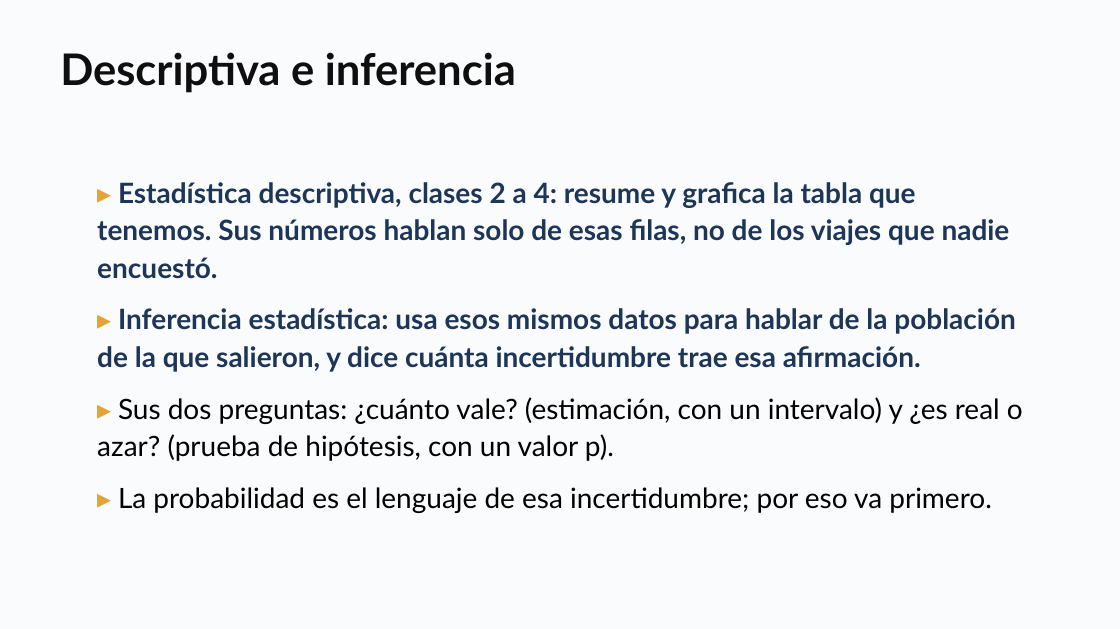
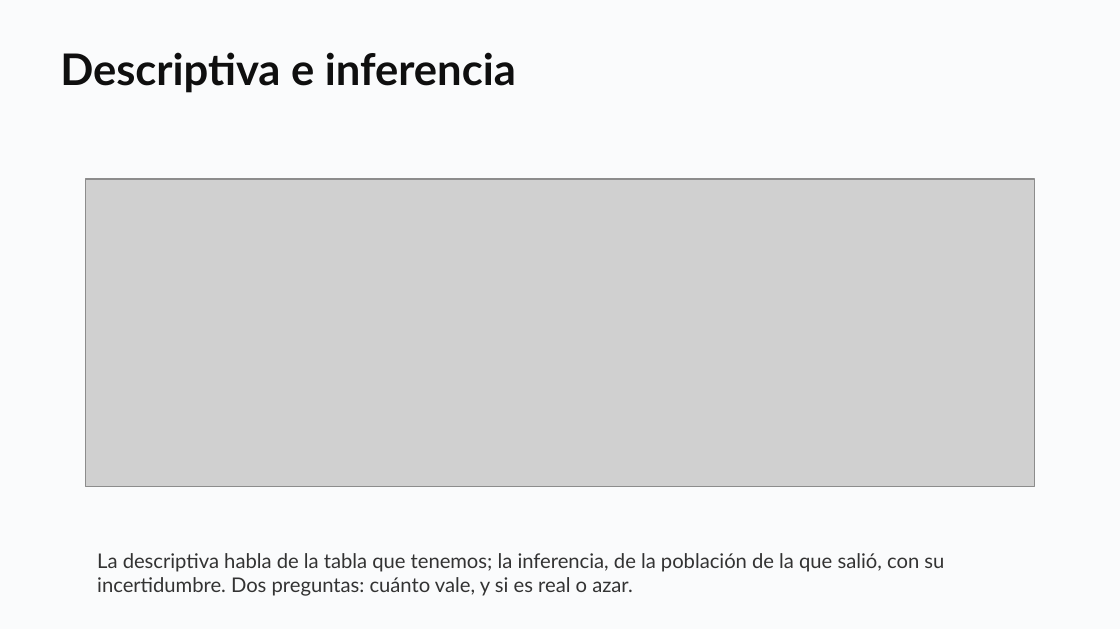
Before and after one commit to daniopitz/diplomado-cdd, a slide deck: slide 5 of presentaciones/clase05_probabilidad_inferencia.pptx. Drawn at 1120x629 pixels with LibreOffice and Linux fonts; fonts in the diff are those of the drawing; grey boxes stand for pictures. Boxes give left, top, right and bottom in pixels: in the first picture for what was removed or moved away, otherwise in the second. Text is boxed around its words. In the diff, an @@ line names an element or a change of style, - is before the commit and + after.

```diff
--- a/presentaciones/clase05_probabilidad_inferencia.pptx
+++ b/presentaciones/clase05_probabilidad_inferencia.pptx
@@ picture added at [85, 179, 1034, 487] @@
@@ text removed at [97, 182, 1023, 513] @@
-▸ Estadística descriptiva, clases 2 a 4: resume y grafica la tabla que tenemos. Sus números hablan solo de esas filas, no de los viajes que nadie encuestó.
-▸ Inferencia estadística: usa esos mismos datos para hablar de la población de la que salieron, y dice cuánta incertidumbre trae esa afirmación.
-▸ Sus dos preguntas: ¿cuánto vale? (estimación, con un intervalo) y ¿es real o azar? (prueba de hipótesis, con un valor p).
-▸ La probabilidad es el lenguaje de esa incertidumbre; por eso va primero.
@@ text added at [97, 553, 944, 596], 13 pt, text #333333 @@
+La descriptiva habla de la tabla que tenemos; la inferencia, de la población de la que salió, con su incertidumbre. Dos preguntas: cuánto vale, y si es real o azar.
```
Also in this commit, not shown: 14 other slides changed, 8 slides added, 2 slides removed, 4 other files.
